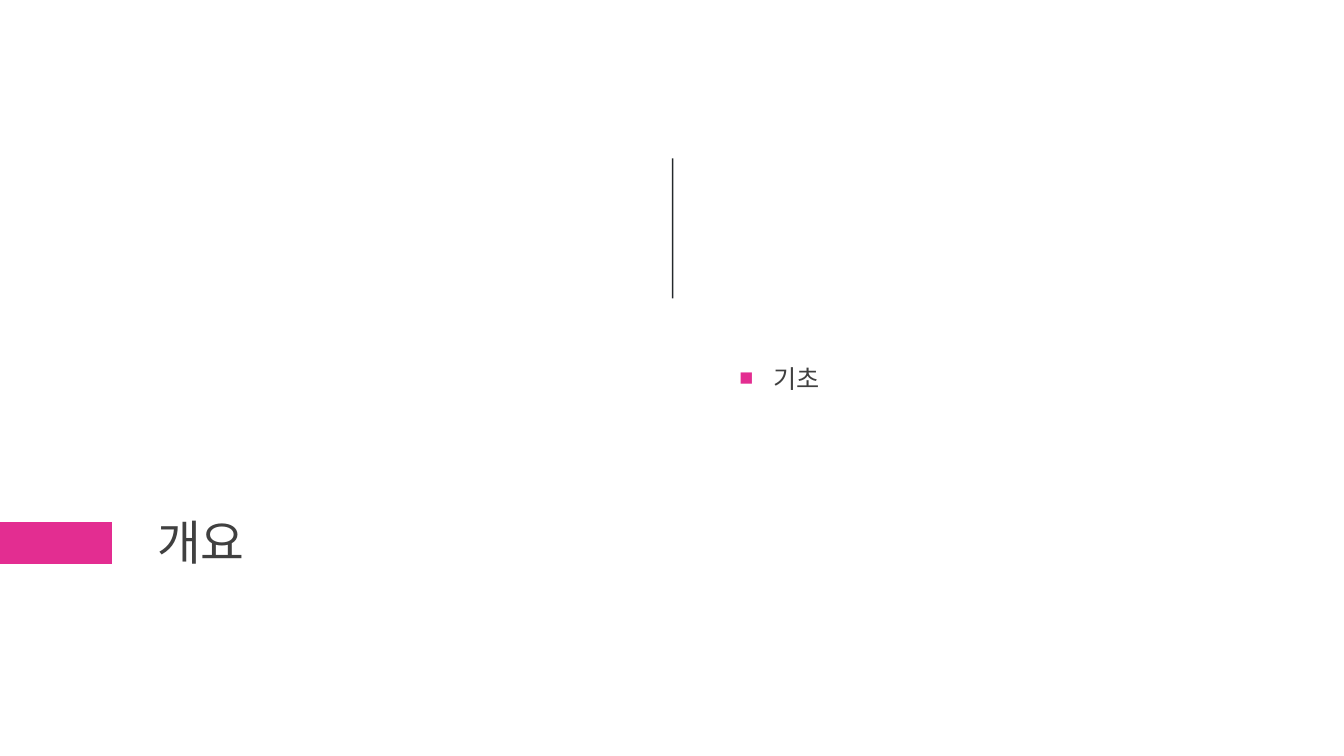
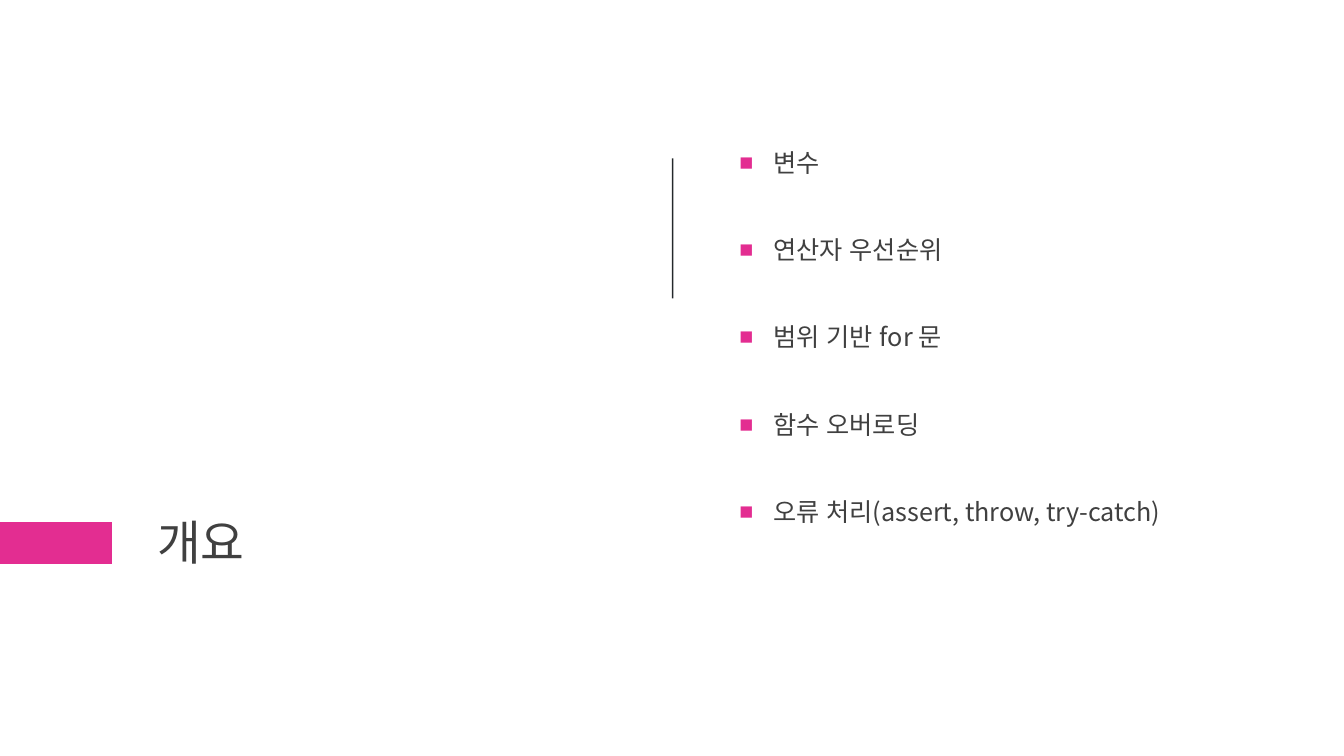
Before and after one commit to chaehanbyul/ModernCpp, a slide deck: slide 2 of 1st/[ModernCpp]1st.pptx. Drawn at 1344x756 pixels with LibreOffice and Linux fonts; fonts in the diff are those of the drawing. Boxes give left, top, right and bottom in pixels: in the first picture for what was removed or moved away, otherwise in the second. Text is boxed around its words. In the diff, an @@ line names an element or a change of style, - is before the commit and + after.

Commit message:
1장(기초) 변수, for, 예외처리

```diff
--- a/1st/[ModernCpp]1st.pptx
+++ b/1st/[ModernCpp]1st.pptx
@@ text at bbox=[773, 151, 1160, 527]: text changed @@
-■ 기초
+■ 변수
+■ 연산자 우선순위
+■ 범위 기반 for 문
+■ 함수 오버로딩
+■ 오류 처리(assert, throw, try-catch)
```
Also in this commit, not shown: 5 slides added, 1 slide removed, 4 other files.
